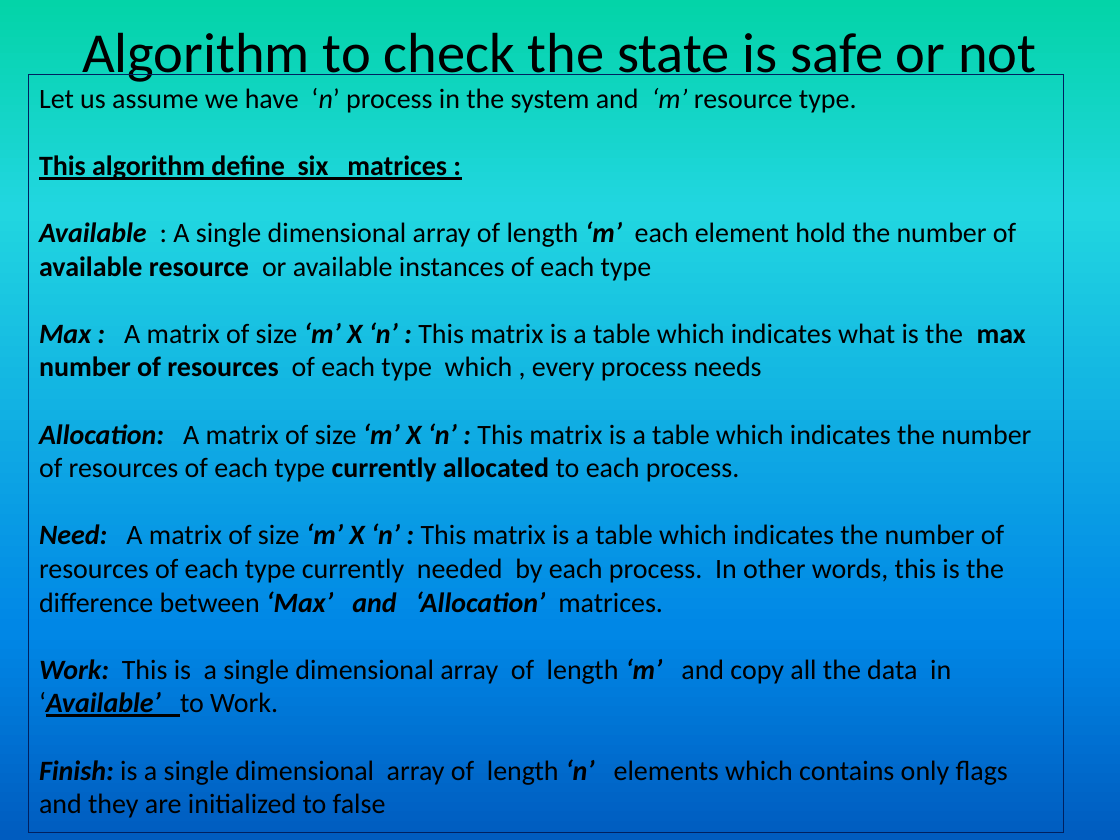
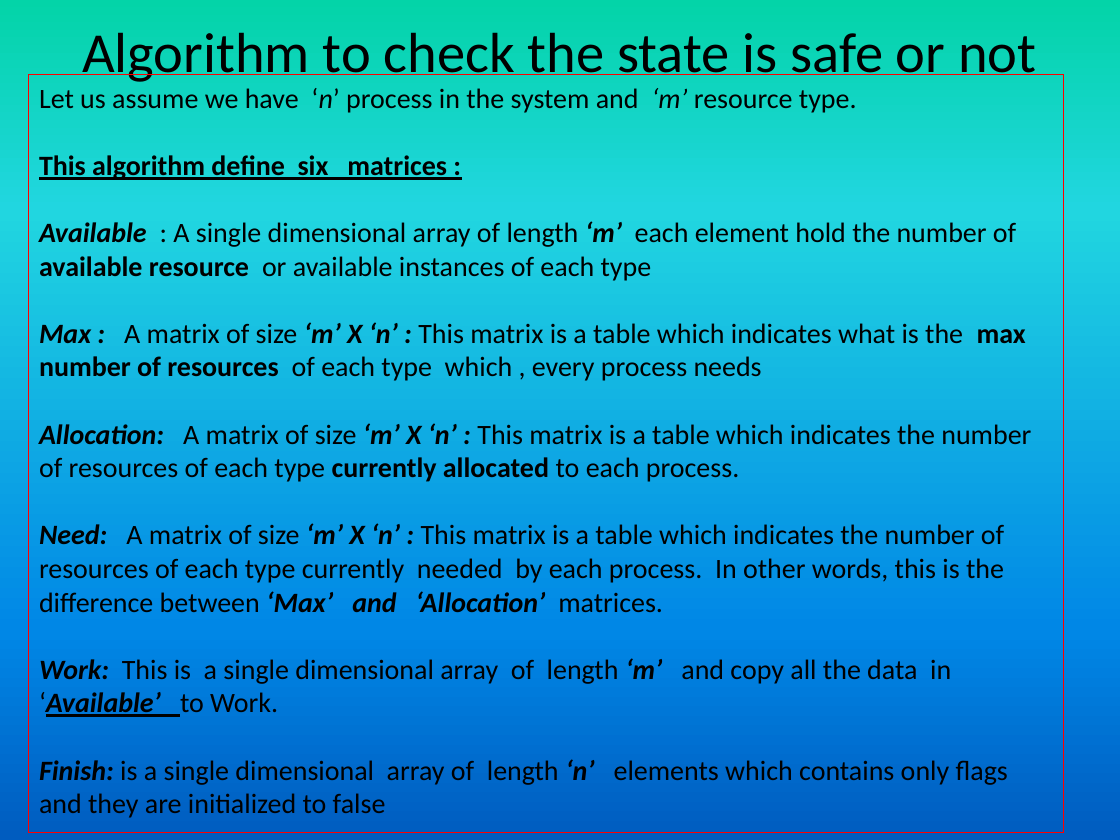
Before and after one commit to girishsukukumar/RTOS, a slide deck: slide 16 of RTOS-14-Deadlocks.pptx. Drawn at 1120x840 pixels with LibreOffice and Linux fonts; fonts in the diff are those of the drawing. Boxes give left, top, right and bottom in pixels: in the first picture for what was removed or moved away, otherwise in the second. Text is boxed around its words. In the diff, an @@ line names an element or a change of style, - is before the commit and + after.

```diff
--- a/RTOS-14-Deadlocks.pptx
+++ b/RTOS-14-Deadlocks.pptx
@@ rectangle "Let us assume we have ..." at bbox=[28, 75, 1064, 833]: outline #002060 0.75 pt to #FF0000 0.75 pt @@
```
Also in this commit, not shown: 2 other slides changed, 1 other file.
